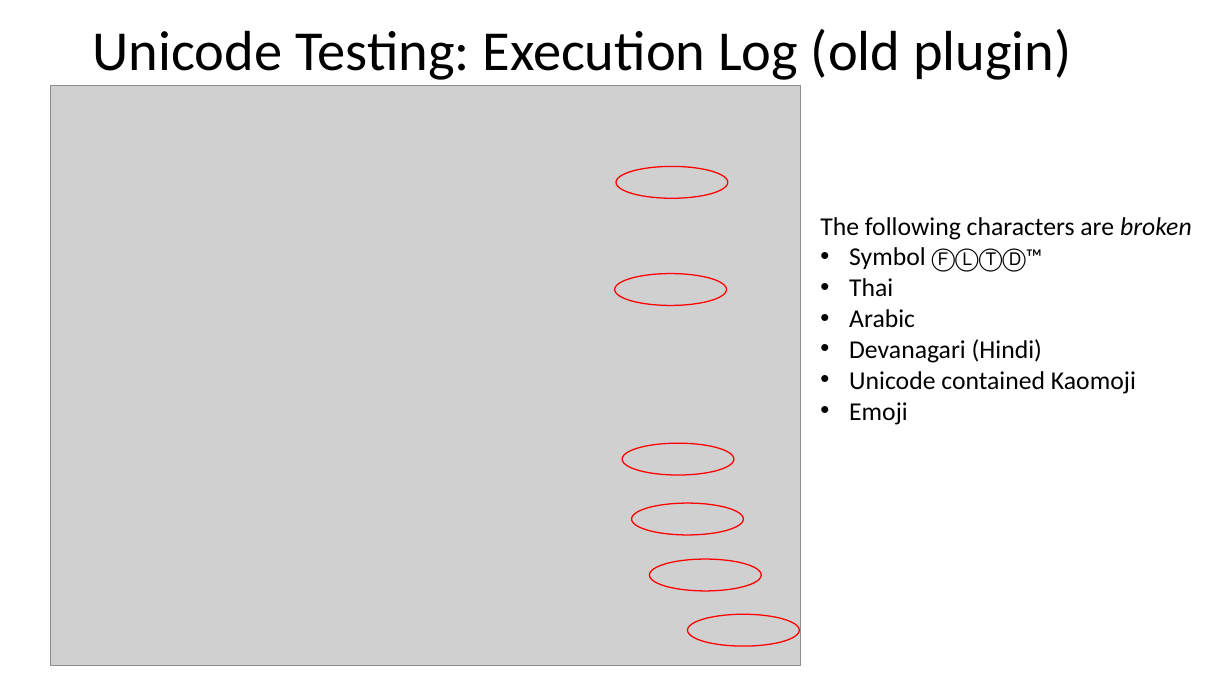
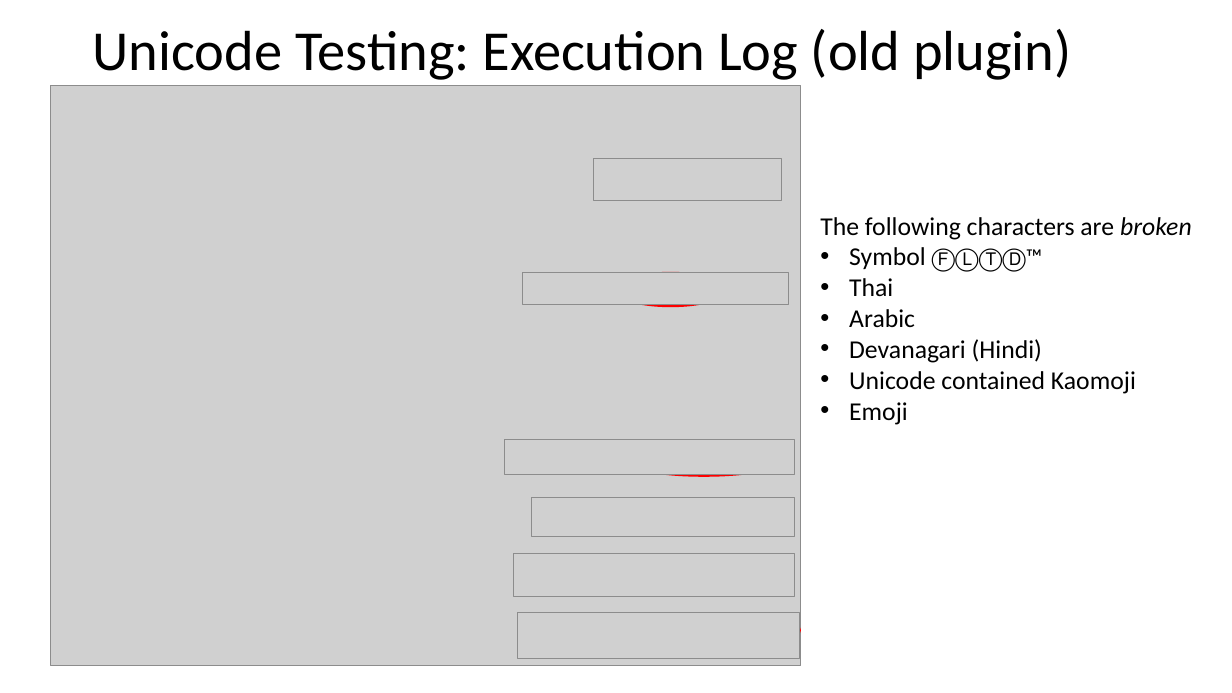
Before and after one commit to cosmo0920/fluentd-meetup-slide-20190717, a slide deck: slide 25 of Fluentd meetup 2019.pptx. Drawn at 1232x693 pixels with LibreOffice and Linux fonts; fonts in the diff are those of the drawing; grey boxes stand for pictures. Boxes give left, top, right and bottom in pixels: in the first picture for what was removed or moved away, otherwise in the second. Text is boxed around its words. In the diff, an @@ line names an element or a change of style, - is before the commit and + after.

```diff
--- a/Fluentd meetup 2019.pptx
+++ b/Fluentd meetup 2019.pptx
@@ picture added at (593, 159, 782, 201) @@
@@ ellipse removed at (616, 166, 728, 199) @@
@@ picture added at (523, 273, 789, 304) @@
@@ ellipse at (615, 274, 726, 306): outline #FF0000 1 pt to #FF0000 2.75 pt @@
@@ picture added at (505, 440, 795, 475) @@
@@ ellipse at (622, 444, 786, 476): outline #FF0000 1 pt to #FF0000 2.75 pt @@
@@ ellipse: place and size @@
-ellipse at (622, 444, 734, 476)
+ellipse at (622, 444, 786, 476)
@@ picture added at (531, 497, 795, 536) @@
@@ ellipse: place and size @@
-ellipse at (631, 503, 743, 535)
+ellipse at (631, 503, 761, 535)
@@ ellipse at (631, 503, 761, 535): outline #FF0000 1 pt to #FF0000 2.5 pt @@
@@ picture added at (514, 554, 795, 596) @@
@@ ellipse removed at (650, 559, 762, 592) @@
@@ picture added at (518, 613, 799, 660) @@
@@ ellipse at (631, 615, 799, 647): outline #FF0000 1 pt to #FF0000 2.5 pt @@
@@ ellipse: place and size @@
-ellipse at (688, 615, 799, 647)
+ellipse at (631, 615, 799, 647)
```
Also in this commit, not shown: 2 other slides changed.
